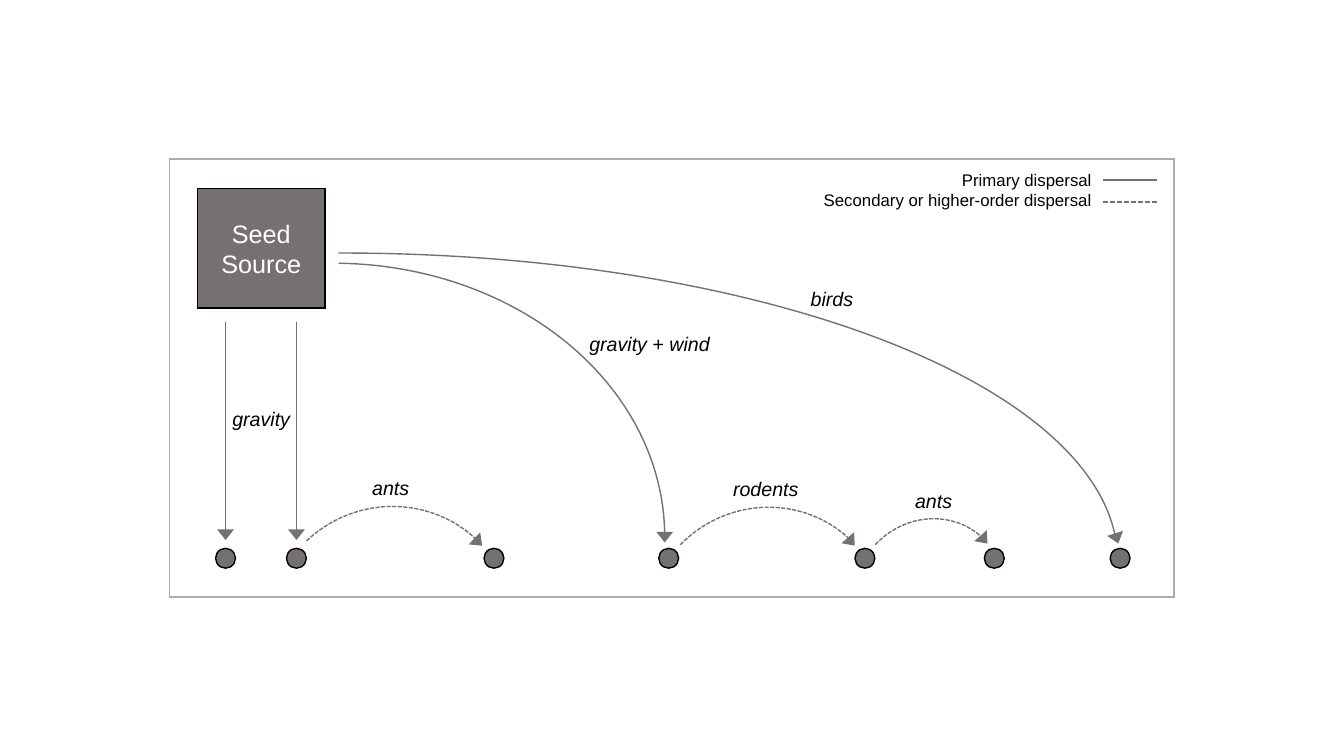
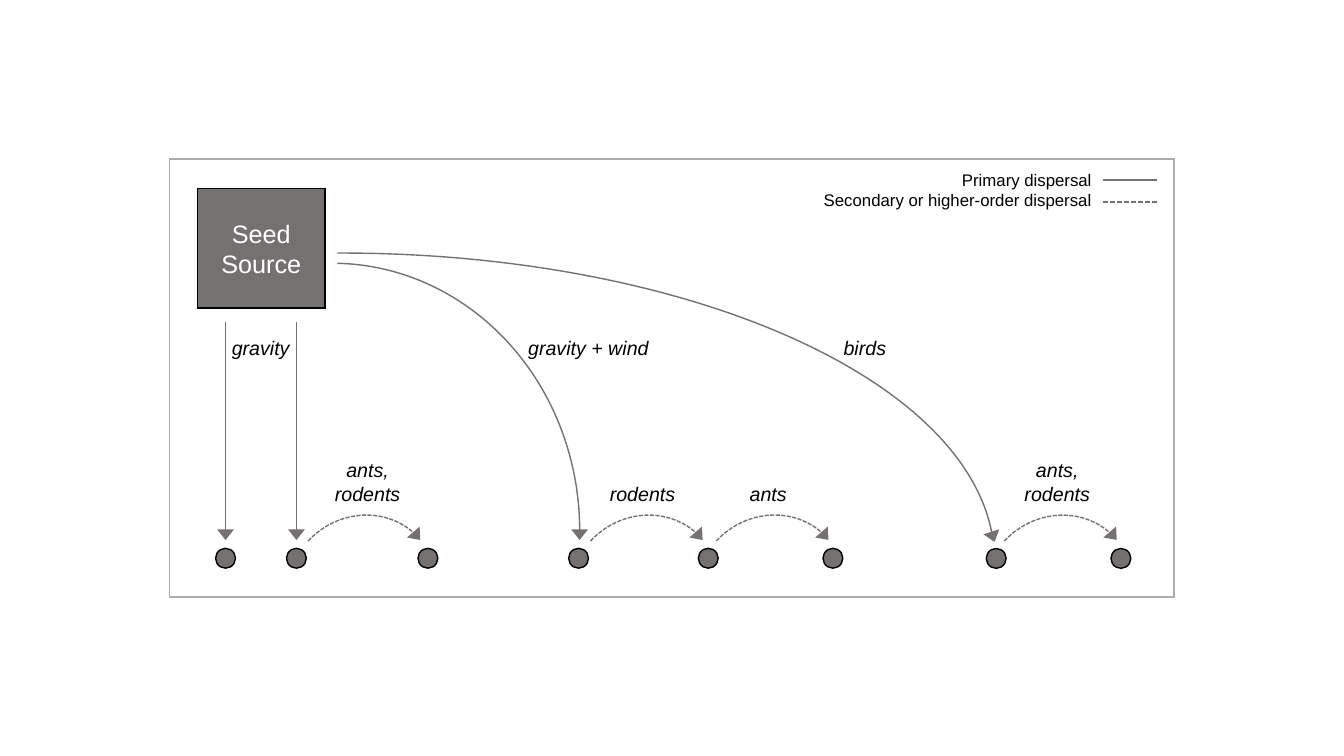
Before and after one commit to TrevorHD/InsectSeedRemoval, a slide deck: slide 1 of Figures/Figure 1.pptx. Drawn at 1344x756 pixels with LibreOffice and Linux fonts; fonts in the diff are those of the drawing. Boxes give left, top, right and bottom in pixels: in the first picture for what was removed or moved away, otherwise in the second. Text is boxed around its words. In the diff, an @@ line names an element or a change of style, - is before the commit and + after.

Commit message:
Figure update 7
Updated the dispersal illustration per reviewer requests.

```diff
--- a/Figures/Figure 1.pptx
+++ b/Figures/Figure 1.pptx
@@ arc (boxed as its full ellipse): place and size @@
-arc (boxed as its full ellipse) at <box>0,253,1118,756</box>
+arc (boxed as its full ellipse) at <box>0,253,994,756</box>
@@ arc (boxed as its full ellipse): place and size @@
-arc (boxed as its full ellipse) at <box>2,263,665,756</box>
+arc (boxed as its full ellipse) at <box>85,263,580,756</box>
@@ text "gravity": place and size @@
-text "gravity" at <box>232,411,290,430</box>
+text "gravity" at <box>232,340,290,359</box>
@@ text "gravity + wind": place and size @@
-text "gravity + wind" at <box>589,336,709,355</box>
+text "gravity + wind" at <box>528,340,648,359</box>
@@ text "birds": place and size @@
-text "birds" at <box>811,291,853,307</box>
+text "birds" at <box>844,340,886,356</box>
@@ text at <box>335,464,400,502</box>: text changed @@
-ants
+ants, rodents
@@ text "rodents": place and size @@
-text "rodents" at <box>733,481,798,497</box>
+text "rodents" at <box>610,486,675,502</box>
@@ text "ants": place and size @@
-text "ants" at <box>915,495,952,509</box>
+text "ants" at <box>750,488,787,502</box>
@@ text added at <box>1024,464,1089,502</box>, 14 pt, text #000000, italic @@
+ants, rodents
@@ arc (boxed as its full ellipse) at <box>256,484,467,696</box>: proportions changed @@
@@ arc (boxed as its full ellipse): place and size @@
-arc (boxed as its full ellipse) at <box>216,455,565,756</box>
+arc (boxed as its full ellipse) at <box>256,484,467,696</box>
@@ arc (boxed as its full ellipse) added at <box>538,484,750,696</box>, outline #767171 1 pt dashed @@
@@ arc (boxed as its full ellipse): place and size @@
-arc (boxed as its full ellipse) at <box>596,458,937,756</box>
+arc (boxed as its full ellipse) at <box>664,484,876,696</box>
@@ arc (boxed as its full ellipse) at <box>664,484,876,696</box>: proportions changed @@
@@ arc (boxed as its full ellipse): place and size @@
-arc (boxed as its full ellipse) at <box>823,488,1035,700</box>
+arc (boxed as its full ellipse) at <box>952,484,1164,696</box>
@@ triangle at <box>408,528,425,544</box>: rotation 133 to 139 degrees @@
@@ triangle: place and size @@
-triangle at <box>658,532,673,541</box>
+triangle at <box>573,530,587,539</box>
@@ triangle added at <box>691,528,708,544</box>, fill #767171, outline #767171 1 pt @@
@@ triangle: place and size @@
-triangle at <box>843,534,859,550</box>
+triangle at <box>816,528,833,544</box>
@@ triangle: place and size @@
-triangle at <box>1109,532,1125,545</box>
+triangle at <box>985,530,1001,543</box>
@@ triangle: place and size @@
-triangle at <box>976,532,992,548</box>
+triangle at <box>1105,528,1121,544</box>
@@ ellipse: place and size @@
-ellipse at <box>484,548,504,569</box>
+ellipse at <box>418,548,439,569</box>
@@ ellipse: place and size @@
-ellipse at <box>659,548,680,569</box>
+ellipse at <box>569,548,589,569</box>
@@ ellipse: place and size @@
-ellipse at <box>855,548,875,569</box>
+ellipse at <box>699,548,719,569</box>
@@ ellipse added at <box>824,548,844,569</box>, fill #767171, outline #000000 1 pt @@
```
